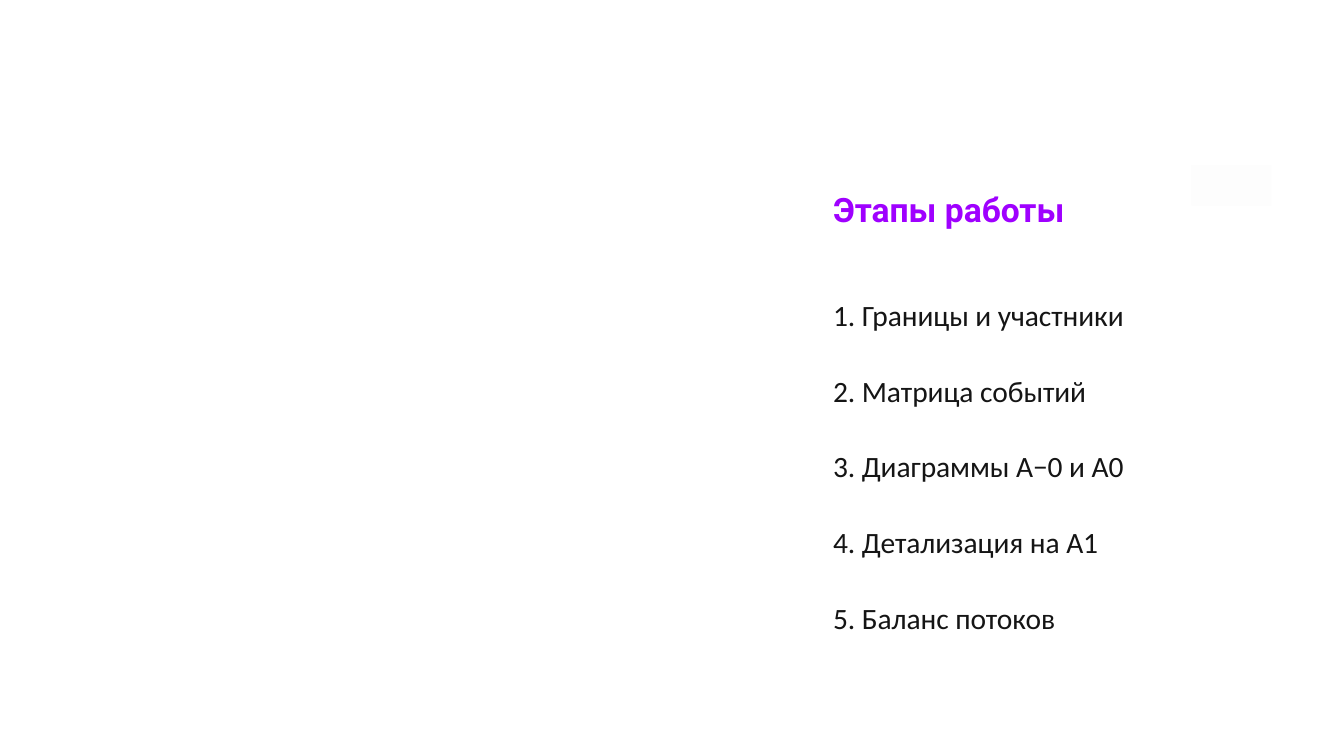
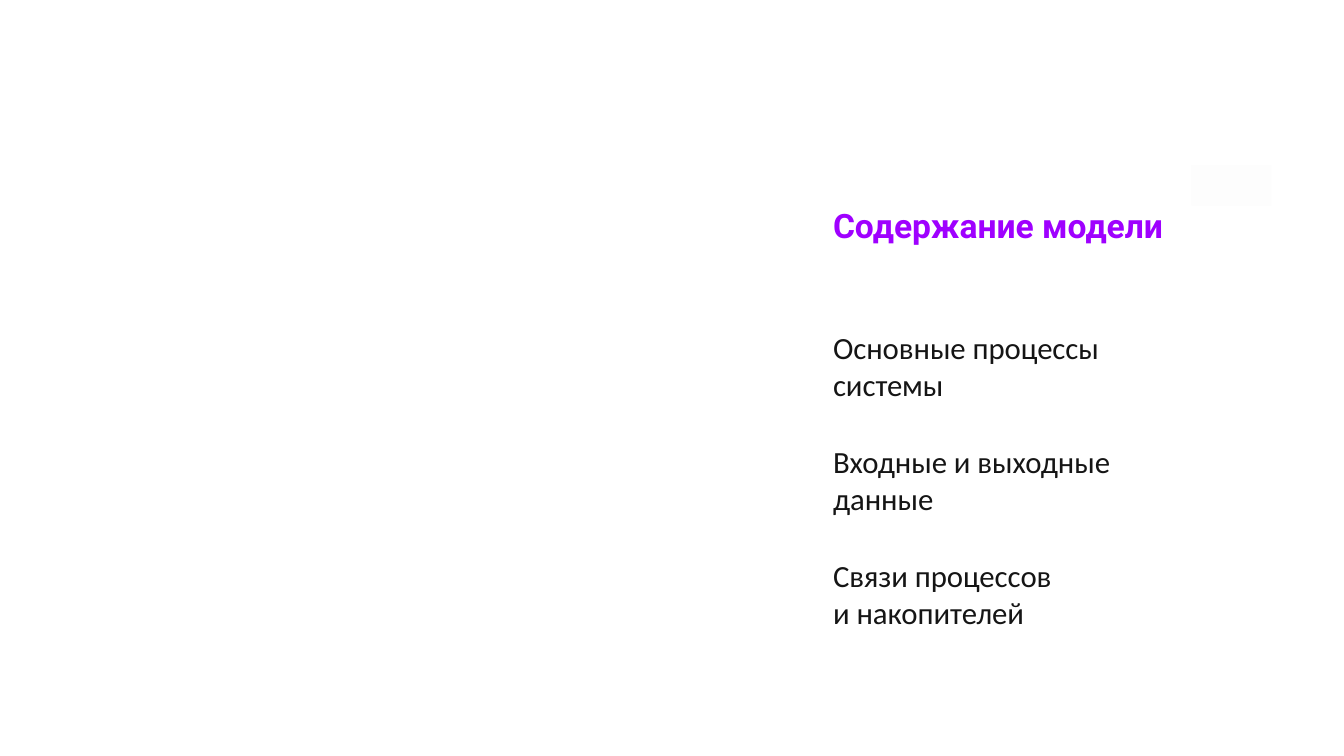
Before and after one commit to falltest/DATABASES_Fadey_Pushkin_Gurylev, a slide deck: slide 3 of Фадеев_Мосин_Гурылев лаб1/Презентация.pptx. Drawn at 1344x756 pixels with LibreOffice and Linux fonts; fonts in the diff are those of the drawing; background and template pictures are left out. Boxes give left, top, right and bottom in pixels: in the first picture for what was removed or moved away, otherwise in the second. Text is boxed around its words. In the diff, an @@ line names an element or a change of style, - is before the commit and + after.

```diff
--- a/Фадеев_Мосин_Гурылев лаб1/Презентация.pptx
+++ b/Фадеев_Мосин_Гурылев лаб1/Презентация.pptx
@@ text at box(833, 213, 1163, 245): text changed @@
-Этапы работы
+Содержание модели
@@ text at box(833, 339, 1110, 625): text changed; size 15.8 to 16.5 pt @@
-1. Границы и участники
-2. Матрица событий
-3. Диаграммы A−0 и A0
-4. Детализация на A1
-5. Баланс потоков
+Основные процессы
+системы
+Входные и выходные
+данные
+Связи процессов
+и накопителей
```
Also in this commit, not shown: 5 other slides changed, 3 slides added, 2 slides removed, 2 other files.
